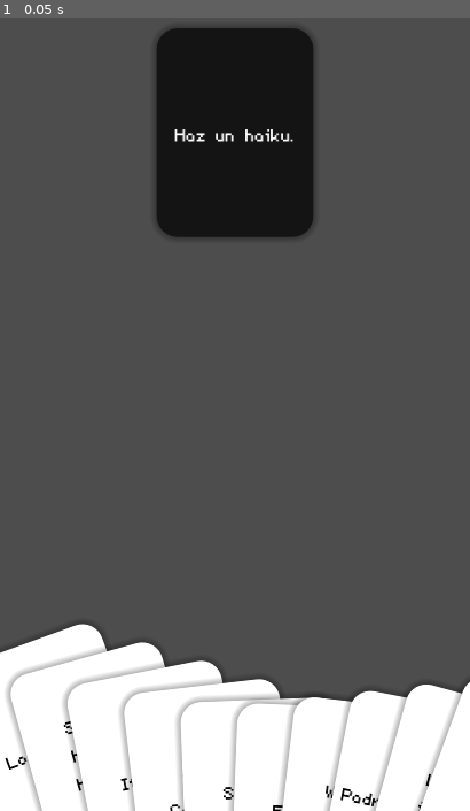
Above: before the commit, frame 1.
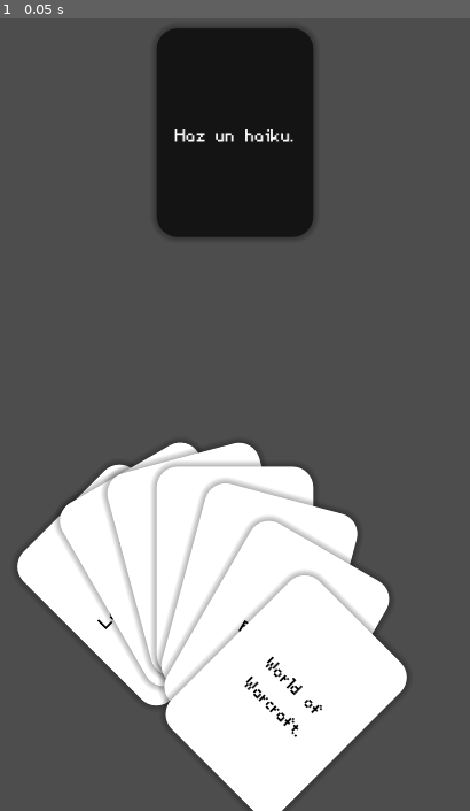
Above: after the commit, the same moment.

Repository: Takumishii/cards-against-you
Game: Godot game, scene res://Scenes/main.tscn
Two runs of this game, one before a commit and one after it. Both use one fixed random seed, a clock stepped at 60 frames per second and the inputs below.
Inputs:
- Up to frame 1 (0.05 s): no input

The runs differ from the first frame. In frame 1, 31% of the frame differs, in the area x 0-100%, y 53-100%.

Commit message:
abanico v2
ahora si funciona pero por arreglar xde

Diff:
--- a/Scenes/card.tscn
+++ b/Scenes/card.tscn
@@ -6,6 +6,7 @@
 custom_minimum_size = Vector2(180, 240)
 offset_right = 40.0
 offset_bottom = 40.0
+pivot_offset = Vector2(0, 240)
 script = ExtResource("1_0qqmn")
 
 [node name="MarginContainer" type="MarginContainer" parent="." unique_id=1644508713]
--- a/Scenes/main.tscn
+++ b/Scenes/main.tscn
@@ -30,12 +30,21 @@
 [node name="card" parent="CenterContainer/MarginContainer" unique_id=1755536782 instance=ExtResource("2_bo1nx")]
 layout_mode = 2
 
-[node name="Hand" type="Control" parent="." unique_id=223086889]
-anchors_preset = 0
-offset_left = 240.0
-offset_top = 800.0
-offset_right = 280.0
-offset_bottom = 840.0
+[node name="VBoxContainer" type="VBoxContainer" parent="." unique_id=52135183]
+layout_mode = 1
+anchors_preset = 15
+anchor_right = 1.0
+anchor_bottom = 1.0
+grow_horizontal = 2
+grow_vertical = 2
+
+[node name="Spacer" type="Control" parent="VBoxContainer" unique_id=893379736]
+custom_minimum_size = Vector2(0, 760)
+layout_mode = 2
+
+[node name="Hand" type="Control" parent="VBoxContainer" unique_id=223086889]
+layout_mode = 2
+size_flags_horizontal = 4
 
 [node name="HandManager" type="Node" parent="." unique_id=1579382006]
 script = ExtResource("3_8gbba")
--- a/Scripts/HandManager.gd
+++ b/Scripts/HandManager.gd
@@ -1,6 +1,6 @@
 extends Node
 
-@onready var hand_container = $"../Hand"
+@onready var hand_container = $"../VBoxContainer/Hand"
 
 var card_scene = preload("res://Scenes/card.tscn")
 
@@ -15,7 +15,7 @@
 
 
 func draw_hand():
-	for i in range(10):
+	for i in range(7):
 		add_card()
 
 
@@ -35,28 +35,39 @@
 	if n == 0:
 		return
 
-	var max_width = 600.0  # ancho total del abanico
+	var size = hand_container.size
+	var center = size * 0.5
+
+	# ancho del abanico basado en el contenedor
+	var max_width = size.x * 0.9
+
+	# arco del abanico
+	var angle_range = deg_to_rad(75)
 
 	for i in range(n):
 		var card = hand_container.get_child(i)
 
-		var t = 0.0
+		var t := 0.0
 		if n > 1:
-			t = float(i) / float(n - 1)  # 0 → 1
+			t = float(i) / float(n - 1)
 
-		# centro (-1 a 1)
-		var x_norm = (t - 0.5) * 2.0
+		# ángulo entre izquierda y derecha
+		var angle = lerp(-angle_range, angle_range, t)
 
-		# curva tipo arco
-		var y_offset = -abs(x_norm) * 40.0
+		# radio del abanico (horizontal)
+		var radius = max_width * 0.5
 
-		# posición final
-		var x = x_norm * max_width * 0.5
-		var y = y_offset
+		# posición en arco
+		var x = sin(angle) * radius
+		var y = -cos(angle) * 60.0 + 60.0
 
-		# rotación suave en abanico
-		var rot = x_norm * deg_to_rad(20)
+		# compensación por pivot inferior (IMPORTANTE)
+		var card_offset = Vector2(card.size.x * 0.5, card.size.y)
 
-		card.position = Vector2(x, y)
-		card.rotation = rot
+		card.position = center + Vector2(x, y) - card_offset
+
+		# rotación del abanico
+		card.rotation = angle * 0.6
+
+		# orden visual++++++++++++++++++++
 		card.z_index = i
